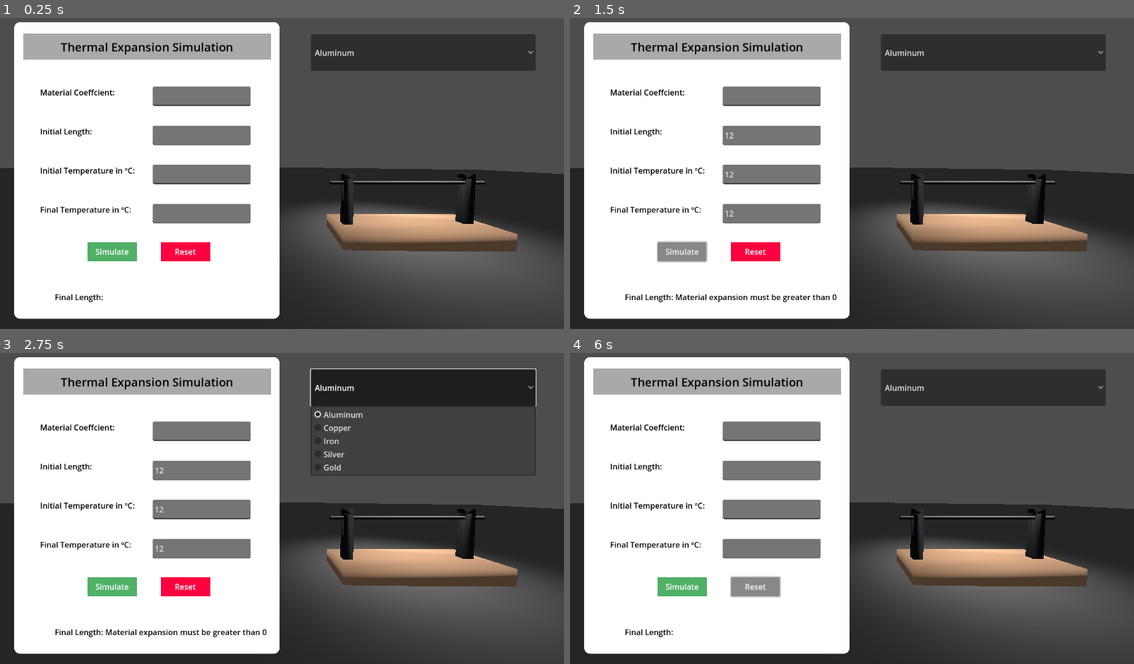
Above: before the commit, frames 1-4 (two rows, left to right).
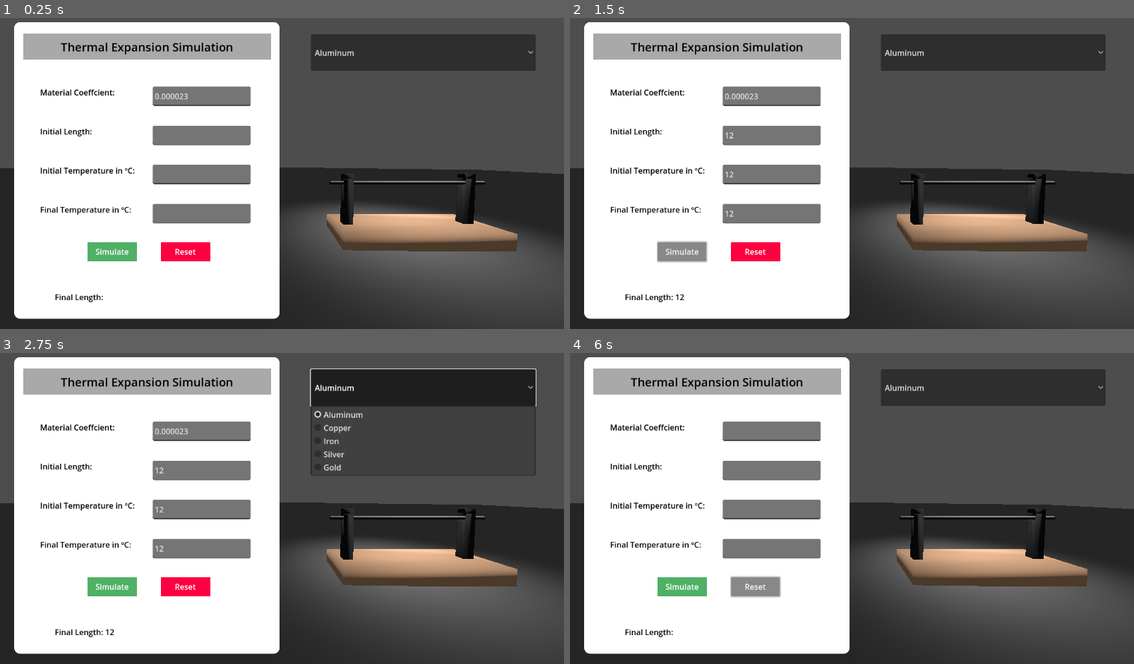
Above: after the commit, the same moments.

Repository: rohb22/thermal-expansion-simulator
Game: Godot game, scene res://node_3d.tscn
Two runs of this game, one before a commit and one after it. Both use one fixed random seed, a clock stepped at 60 frames per second and the inputs below.
Inputs (mouse positions are in pixels of both pictures, inside the frame that each line leads up to):
- Up to frame 1 (0.25 s): no input
- Up to frame 2 (1.5 s): click (773, 173) at 0.52 s; type "12" at 0.6 s; click (773, 136) at 0.75 s; type "12" at 0.83 s; click (773, 213) at 0.98 s; type "12" at 1.07 s; click "Simulate" at 1.25 s
- Up to frame 3 (2.75 s): click "Aluminum" at 2 s
- Up to frame 4 (6 s): click "Simulate" at 2.75 s; click "Aluminum" at 3.5 s; click "Simulate" at 4.25 s; click "Aluminum" at 5 s; click "Reset" at 5.75 s

The runs differ from the first frame. In frame 1, less than 0.1% of the frame differs, in the area x 27-34%, y 24-27%; in frame 2, 0.4%, in the area x 18-48%, y 24-92%; in frame 3, 0.4%; in frame 4, nothing differs.

Commit message:
Added aluminum as default

Diff:
--- a/godot/node_3d.tscn
+++ b/godot/node_3d.tscn
@@ -128,6 +128,7 @@
 offset_top = 132.0
 offset_right = 483.0
 offset_bottom = 172.0
+text = "0.000023"
 
 [node name="Label" type="Label" parent="CanvasLayer/Panel/coefficient"]
 layout_mode = 0
